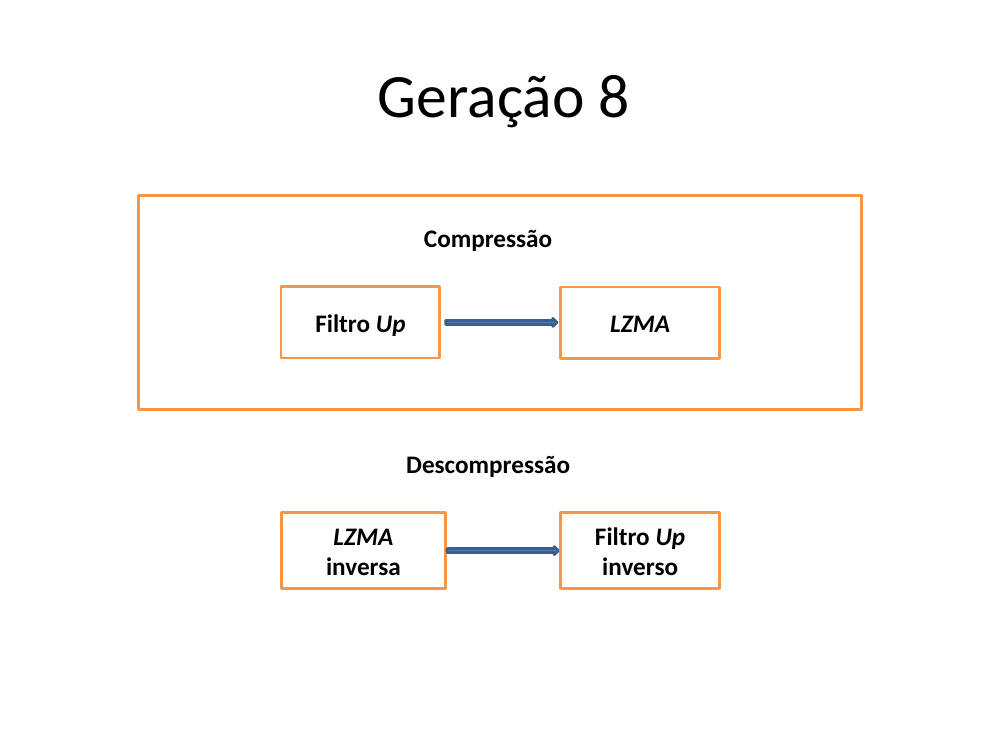
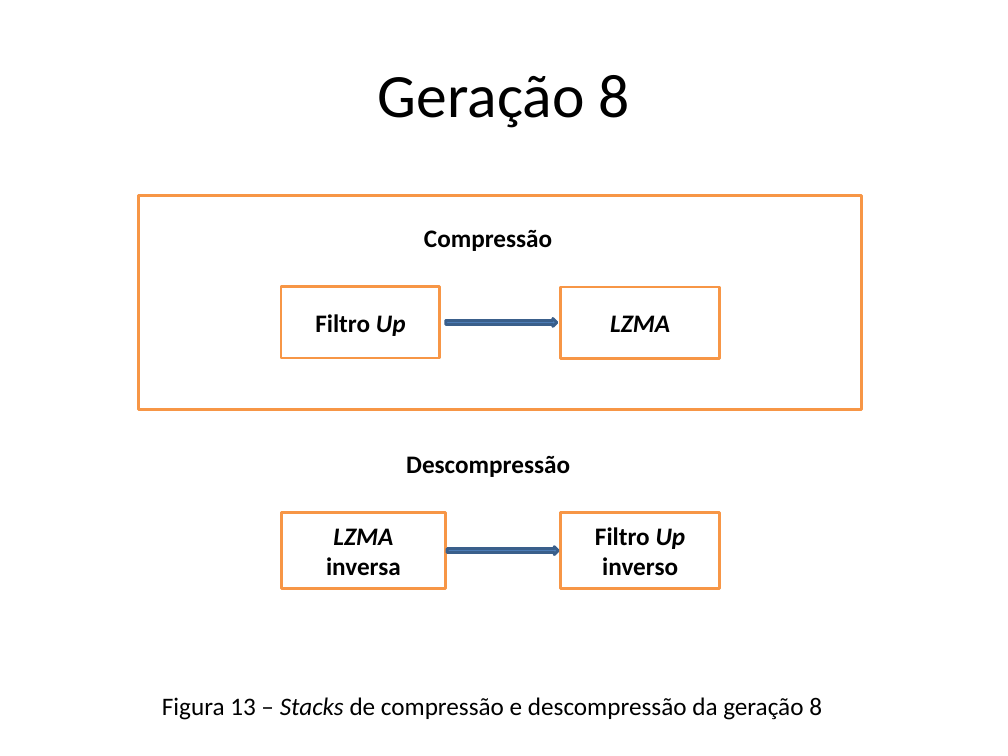
Before and after one commit to smartlord7/EntropicCompressor, a slide deck: slide 14 of research/report/Apresentação.pptx. Drawn at 1008x756 pixels with LibreOffice and Linux fonts; fonts in the diff are those of the drawing. Boxes give left, top, right and bottom in pixels: in the first picture for what was removed or moved away, otherwise in the second. Text is boxed around its words. In the diff, an @@ line names an element or a change of style, - is before the commit and + after.

```diff
--- a/research/report/Apresentação.pptx
+++ b/research/report/Apresentação.pptx
@@ text added at [162,697,822,720], 18 pt, text #000000 @@
+Figura 13 – Stacks de compressão e descompressão da geração 8
```
Also in this commit, not shown: 9 other slides changed.
